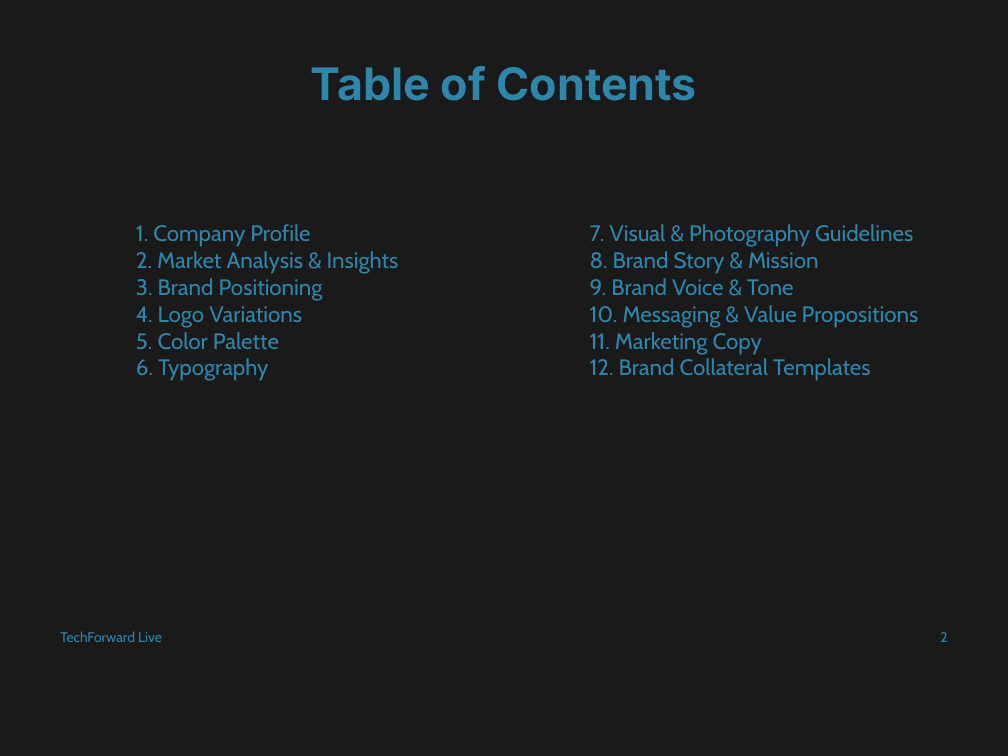
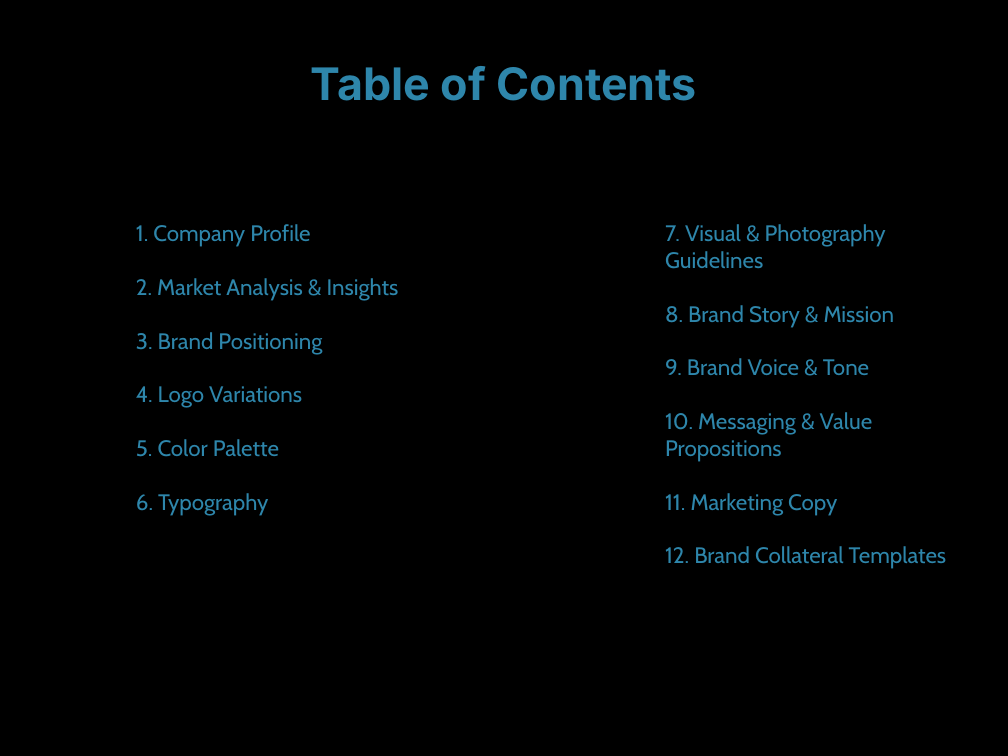
Before and after one commit to md-anas-sabah/brand_book_generator_crewai, a slide deck: slide 2 of output/techforward_live/techforward_live_enhanced_brand_book.pptx. Drawn at 1008x756 pixels with LibreOffice and Linux fonts; fonts in the diff are those of the drawing. Boxes give left, top, right and bottom in pixels: in the first picture for what was removed or moved away, otherwise in the second. Text is boxed around its words. In the diff, an @@ line names an element or a change of style, - is before the commit and + after.

```diff
--- a/output/techforward_live/techforward_live_enhanced_brand_book.pptx
+++ b/output/techforward_live/techforward_live_enhanced_brand_book.pptx
@@ background #FFFFFF to #000000 @@
@@ rectangle removed at [0, 0, 1008, 756] @@
@@ text "1. Company Profile" rewrapped from [136, 224, 399, 381] to [136, 224, 399, 516] @@
@@ text "7. Visual & Photography Guidelines" rewrapped from [590, 224, 919, 381] to [665, 224, 946, 569] @@
@@ text removed at [60, 631, 162, 642] @@
-TechForward Live
@@ text removed at [940, 632, 947, 642] @@
-2
```
Also in this commit, not shown: 1 other slide changed, 1 other file.
